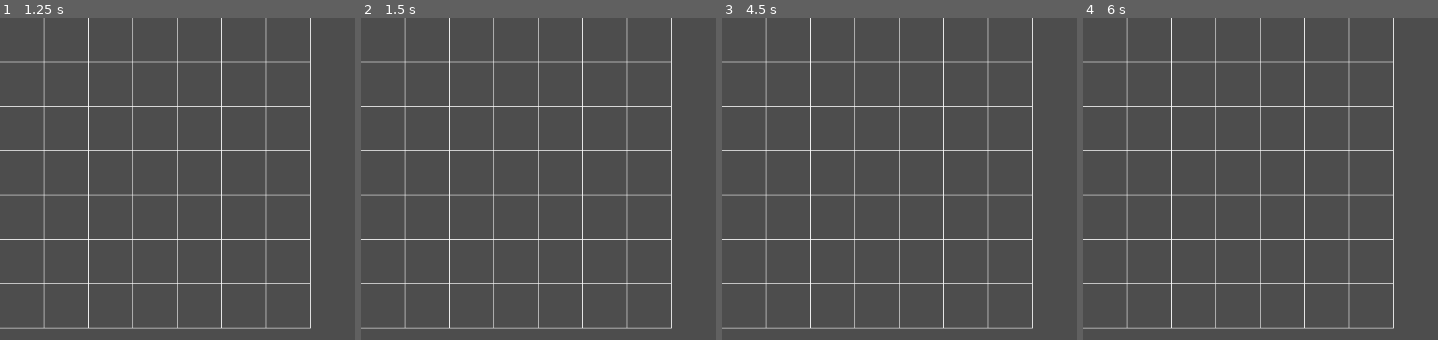
Above: before the commit, frames 1-4 (left to right).
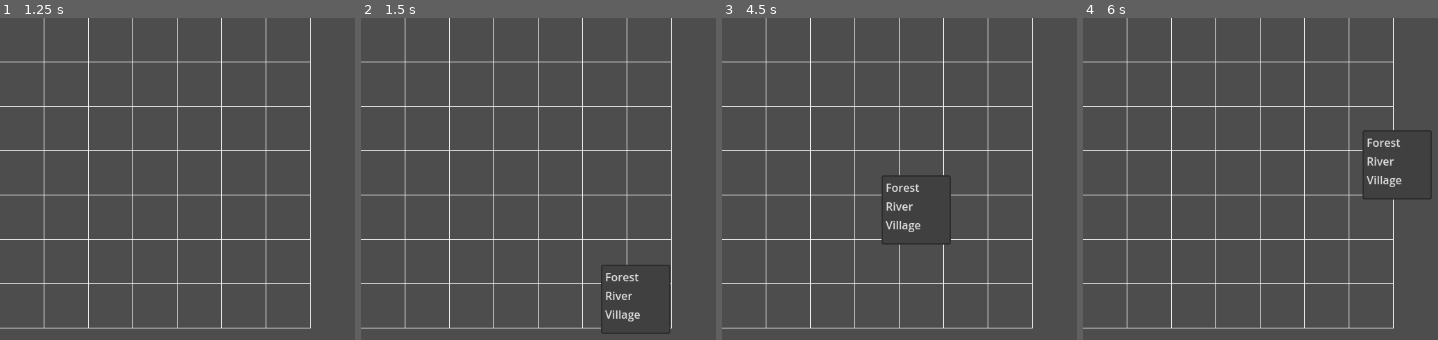
Above: after the commit, the same moments.

Repository: CloneDeath/TCGGame
Game: Godot game, scene res://Main.tscn
Same seed, same stepped clock (60 frames per second), same inputs: the game is played once before the commit and once after it.
Inputs (mouse positions are in pixels of both pictures, inside the frame that each line leads up to):
- Up to frame 1 (1.25 s): tap Enter at 0.5 s; move the mouse to (outside the picture) at 0.52 s; click (outside the picture) at 0.67 s
- Up to frame 2 (1.5 s): tap Space at 1.25 s; move the mouse to (602, 265) at 1.27 s; click (602, 265) at 1.42 s
- Up to frame 3 (4.5 s): tap Enter at 2, 3.5 s; move the mouse to (outside the picture) at 2.02 s; click (outside the picture) at 2.17 s; tap Space at 2.75, 4.25 s; move the mouse to (outside the picture) at 2.77 s; click (outside the picture) at 2.92 s; move the mouse to (outside the picture) at 3.52 s; click (outside the picture) at 3.67 s; move the mouse to (881, 175) at 4.27 s; click (881, 175) at 4.42 s
- Up to frame 4 (6 s): move the mouse to (outside the picture) at 5.02 s; click (outside the picture) at 5.17 s; move the mouse to (1363, 130) at 5.77 s; click (1363, 130) at 5.92 s

Frame 1 is identical in both runs. In frame 2, 0.9% of the frame differs, in the area x 67-88%, y 76-99%; in frame 3, 0.9%, in the area x 44-65%, y 48-71%; in frame 4, 0.8%.

Commit message:
Add build menu to grid

Diff:
--- a/Scenes/Battlefield.gd
+++ b/Scenes/Battlefield.gd
@@ -3,8 +3,26 @@
 @export var grid_size: Vector2i = Vector2i(7, 7)
 @export var cell_size: Vector2 = Vector2(64, 64)
 
+var tile_scenes := {
+    "Forest": preload("res://Scenes/Tiles/Forest.tscn"),
+    "River": preload("res://Scenes/Tiles/River.tscn"),
+    "Village": preload("res://Scenes/Tiles/Village.tscn"),
+}
+
+var tiles: Array = []
+var selected_cell: Vector2i = Vector2i(-1, -1)
+
+@onready var build_menu := $BuildMenu
+
 func _ready():
     queue_redraw()
+    tiles.resize(grid_size.y)
+    for y in range(grid_size.y):
+        tiles[y] = []
+        tiles[y].resize(grid_size.x)
+    for name in tile_scenes.keys():
+        build_menu.add_item(name)
+    build_menu.connect("id_pressed", _on_build_menu_id_pressed)
 
 func _draw():
     var width = grid_size.x
@@ -20,3 +38,24 @@
         var start = Vector2(0, y * cell_size.y)
         var end = Vector2(w, y * cell_size.y)
         draw_line(start, end, color)
+
+func _input(event):
+    if event is InputEventMouseButton and event.button_index == MOUSE_BUTTON_LEFT and event.pressed:
+        var pos = event.position
+        var cell = Vector2i(int(pos.x / cell_size.x), int(pos.y / cell_size.y))
+        if cell.x < 0 or cell.y < 0 or cell.x >= grid_size.x or cell.y >= grid_size.y:
+            return
+        if tiles[cell.y][cell.x] == null:
+            selected_cell = cell
+            build_menu.position = pos
+            build_menu.popup()
+
+func _on_build_menu_id_pressed(id):
+    var name = build_menu.get_item_text(id)
+    if not tile_scenes.has(name):
+        return
+    var scene = tile_scenes[name]
+    var tile = scene.instantiate()
+    add_child(tile)
+    tile.position = Vector2(selected_cell.x, selected_cell.y) * cell_size
+    tiles[selected_cell.y][selected_cell.x] = tile
--- a/Scenes/Battlefield.tscn
+++ b/Scenes/Battlefield.tscn
@@ -1,6 +1,8 @@
-[gd_scene load_steps=0 format=3]
+[gd_scene load_steps=2 format=3]
 
 [ext_resource type="Script" uid="uid://bgtu0dxjkplu" path="res://Scenes/Battlefield.gd" id="1"]
 
 [node name="Battlefield" type="Node2D"]
 script = ExtResource(1)
+
+[node name="BuildMenu" type="PopupMenu" parent="."]
